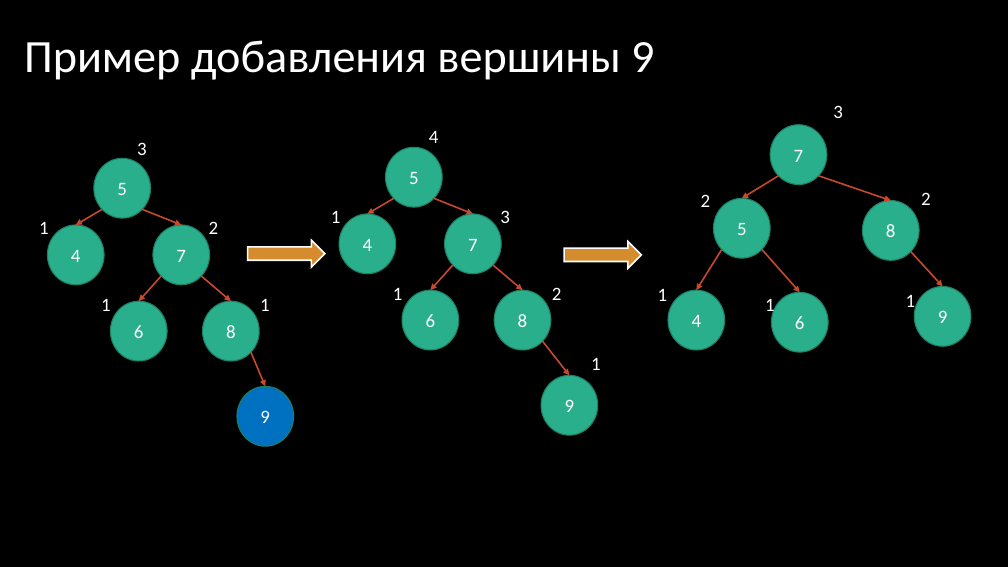
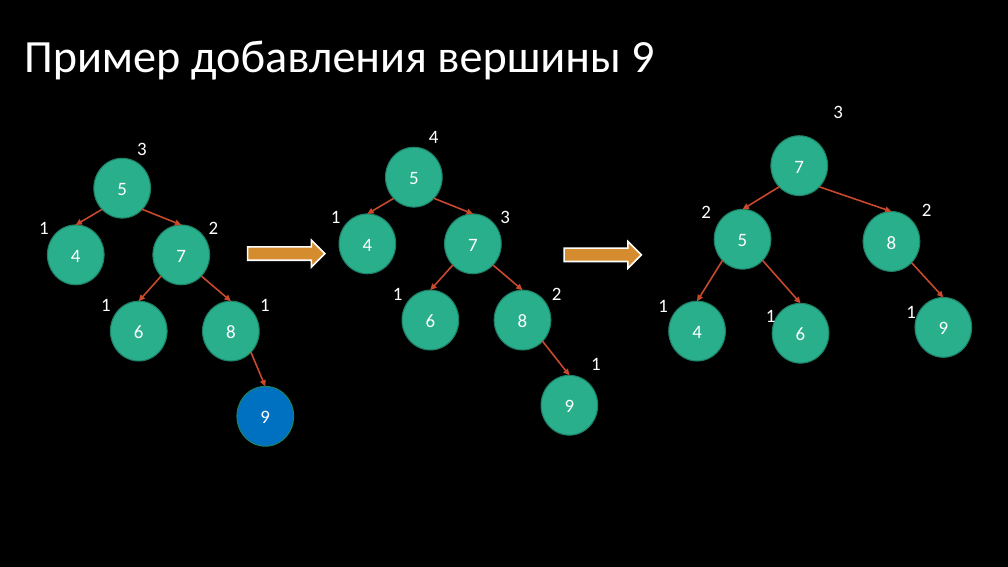
Before and after one commit to Valet-V0ult-de-Fur1e/combinatorics_and_graphs_repo, a slide deck: slide 12 of АВЛ-деревья оценка высоты авл-дерева/Презентация Миронов БИВТ-23-8.pptx. Drawn at 1008x567 pixels with LibreOffice and Linux fonts; fonts in the diff are those of the drawing. Boxes give left, top, right and bottom in pixels: in the first picture for what was removed or moved away, otherwise in the second. Text is boxed around its words. In the diff, an @@ line names an element or a change of style, - is before the commit and + after.

```diff
--- a/АВЛ-деревья оценка высоты авл-дерева/Презентация Миронов БИВТ-23-8.pptx
+++ b/АВЛ-деревья оценка высоты авл-дерева/Презентация Миронов БИВТ-23-8.pptx
@@ 6 ellipses, 5 texts, 5 arrows: place and size @@
-6 ellipses, 5 texts, 5 arrows at (658, 125, 971, 352)
+6 ellipses, 5 texts, 5 arrows at (658, 136, 972, 363)
```
Also in this commit, not shown: 2 other slides changed, 3 other files.
